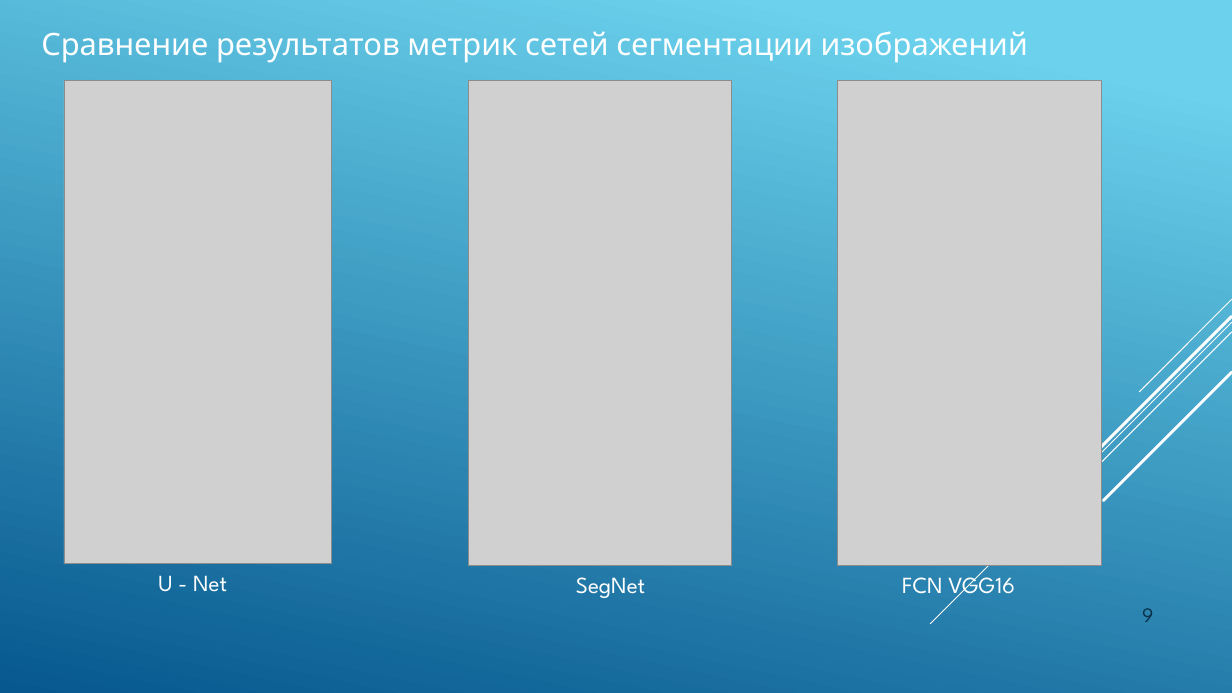
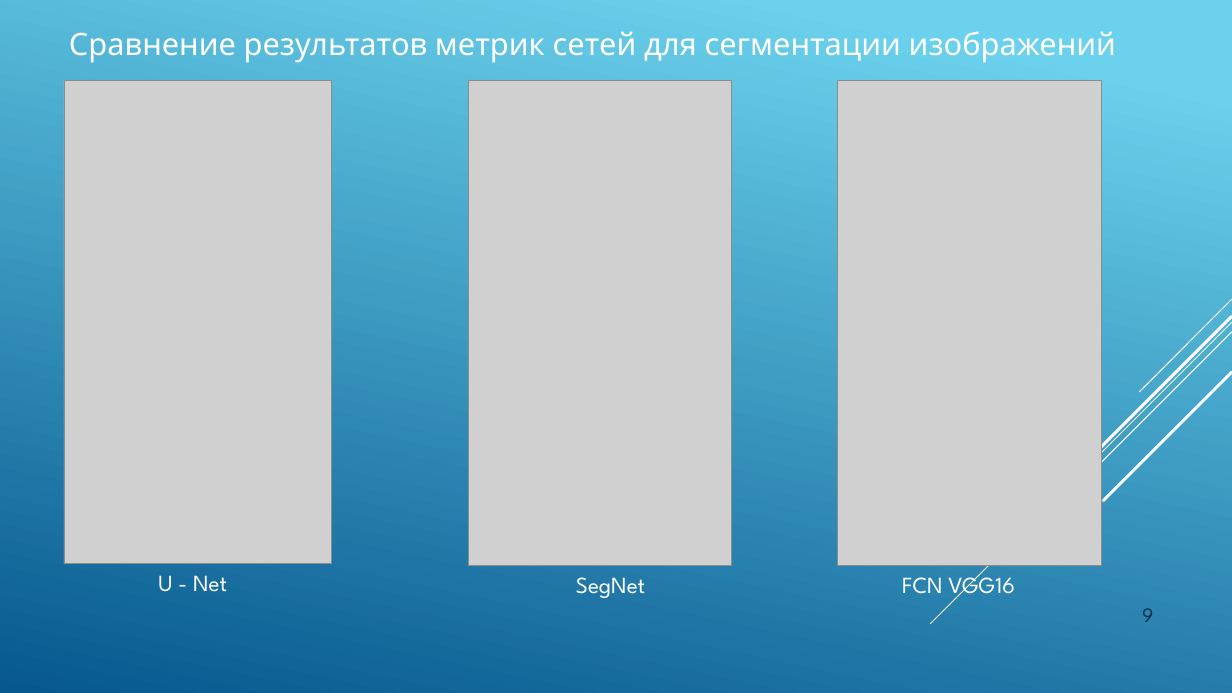
Before and after one commit to JacKira/Airbus_ship_detection, a slide deck: slide 9 of Отчет/ВКР презентация.pptx. Drawn at 1232x693 pixels with LibreOffice and Linux fonts; fonts in the diff are those of the drawing; grey boxes stand for pictures. Boxes give left, top, right and bottom in pixels: in the first picture for what was removed or moved away, otherwise in the second. Text is boxed around its words. In the diff, an @@ line names an element or a change of style, - is before the commit and + after.

```diff
--- a/Отчет/ВКР презентация.pptx
+++ b/Отчет/ВКР презентация.pptx
@@ text at <box>69,31,1116,63</box>: text changed @@
-Сравнение результатов метрик сетей сегментации изображений
+Сравнение результатов метрик сетей для сегментации изображений
```
Also in this commit, not shown: 1 other slide changed.
